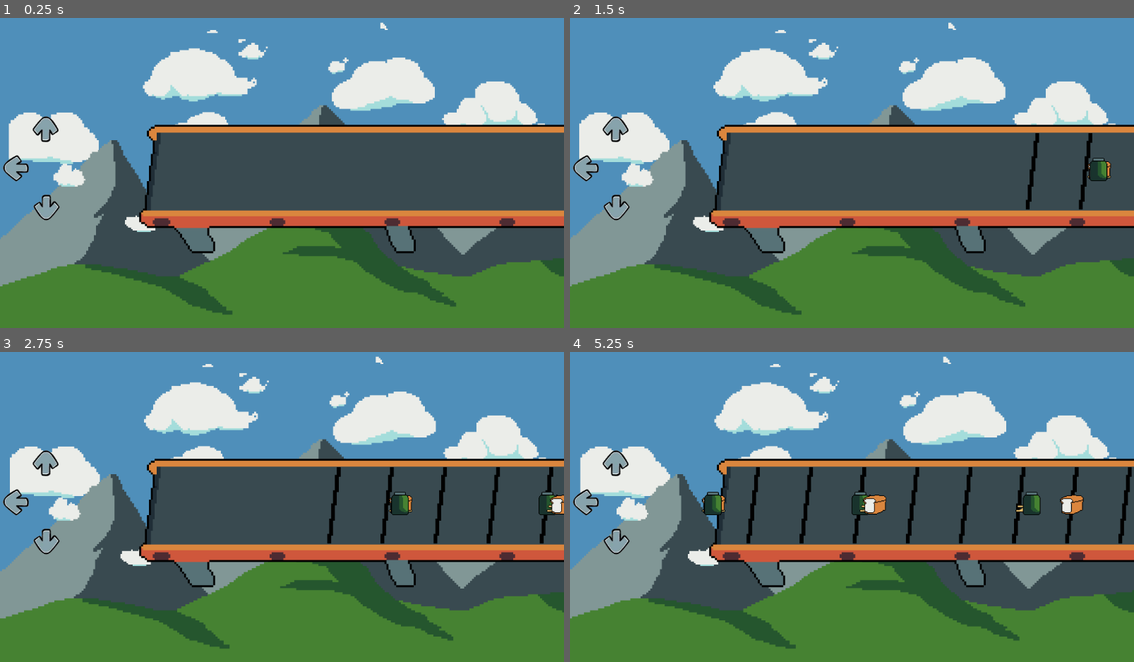
Above: before the commit, frames 1-4 (two rows, left to right).
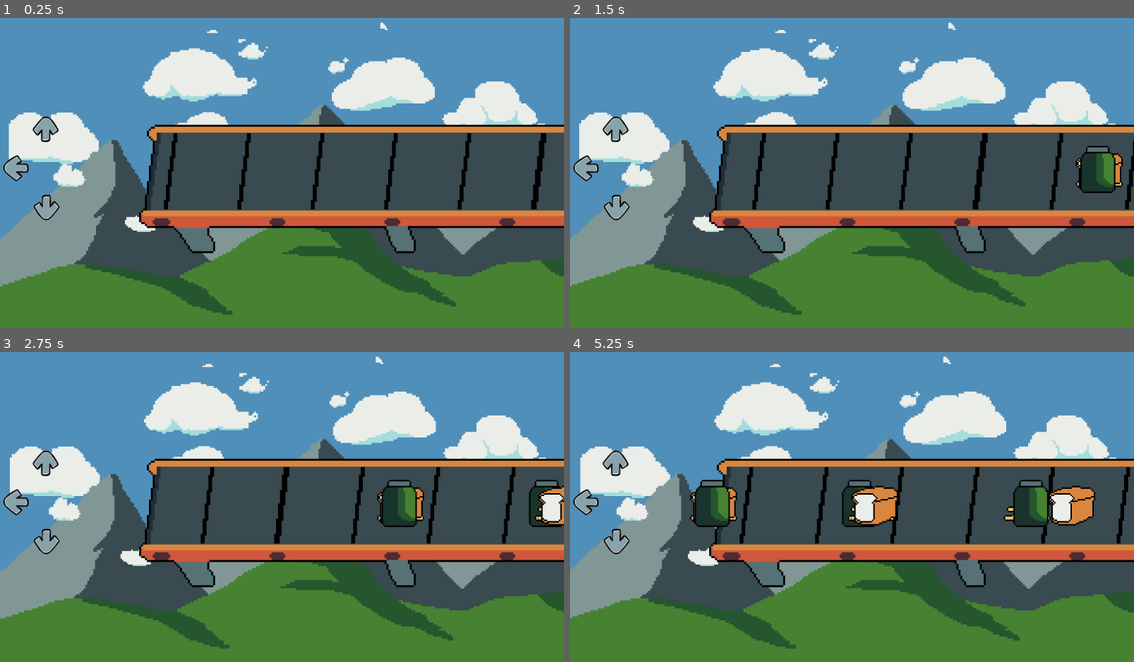
Above: after the commit, the same moments.

Repository: piperinnshall/wlgg-world-day
Game: Godot game, scene res://src/stages/stage_one.tscn
Same seed, same stepped clock (60 frames per second), same inputs: the game is played once before the commit and once after it.
Inputs:
- Up to frame 1 (0.25 s): no input
- Up to frame 2 (1.5 s): no input
- Up to frame 3 (2.75 s): no input
- Up to frame 4 (5.25 s): no input

The runs differ from the first frame. In frame 1, 1.2% of the frame differs, in the area x 29-97%, y 37-62%; in frame 2, 2.3%; in frame 3, 3.4%; in frame 4, 5.6%, in the area x 21-100%, y 37-62%.

Commit message:
feat: Conveyor belts propgate on start

Diff:
--- a/src/scripts/belt.gd
+++ b/src/scripts/belt.gd
@@ -1,20 +1,19 @@
 extends Sprite2D
 
 @export var move_speed: float = 3.5
+@export var spawn_position: Vector2 = Vector2(900, 35)
+@export var final_position: float = 66.0
 
-var pos_x: float = 900
-var pos_y: float = 35
 
 func _init():
 	set_process(false)
 
 func _process(delta: float) -> void:
 	global_position += Vector2(-move_speed,  0)
-	if global_position.x < 66:
+	if global_position.x < final_position:
 		queue_free()
 
-
 func setup():
-	global_position = Vector2(pos_x, pos_y)
+	global_position = spawn_position
 
 	set_process(true)
--- a/src/scripts/conveyor.gd
+++ b/src/scripts/conveyor.gd
@@ -1,19 +1,38 @@
 extends Node2D
 
-@onready var belt = preload("res://src/nodes/belt.tscn")
+@export var belt_scene: PackedScene = preload("res://src/nodes/belt.tscn")
+@export var spacing: float = 150.0
 
-var spawn_delay: float  = 0.5
-var spawn_timer: float  = 0.0
+var last_belt = null
 
-func _process(delta: float) -> void:
-	spawn_timer += delta
-	if spawn_timer >= spawn_delay:
-		create_moving_belt()
-		spawn_timer = 0.0
+func _ready() -> void:
+	propogate()
 
-func create_moving_belt():
-	var b_inst = belt.instantiate()
-	b_inst.z_as_relative = false
-	b_inst.z_index = 20
-	get_tree().get_root().call_deferred("add_child", b_inst)
-	b_inst.setup()
+func _process(_delta: float) -> void:
+	if not last_belt or last_belt.global_position.x <= last_belt.spawn_position.x - spacing:
+		spawn_belt()
+
+func spawn_belt() -> void:
+	var b = belt_scene.instantiate()
+	b.z_as_relative = false
+	b.z_index = 20
+	get_tree().get_root().call_deferred("add_child", b)
+	b.setup()
+	last_belt = b
+
+func propogate():
+	var temp_belt = belt_scene.instantiate()
+	var start_x = temp_belt.spawn_position.x
+	var end_x = temp_belt.final_position
+	temp_belt.queue_free()
+
+	var pos_x = start_x
+	while pos_x >= end_x:
+		var b = belt_scene.instantiate()
+		b.z_as_relative = false
+		b.z_index = 20
+		get_tree().get_root().call_deferred("add_child", b)
+		b.setup()
+		b.global_position.x = pos_x
+		last_belt = b
+		pos_x -= spacing
--- a/src/scripts/key_moving.gd
+++ b/src/scripts/key_moving.gd
@@ -23,8 +23,8 @@
 func setup(target_frame: int):
 	global_position = Vector2(pos_x, pos_y)
 	frame = target_frame
-	scale.x = 0.3
-	scale.y = 0.3
+	scale.x = 0.6
+	scale.y = 0.6
 
 	set_process(true)
 
